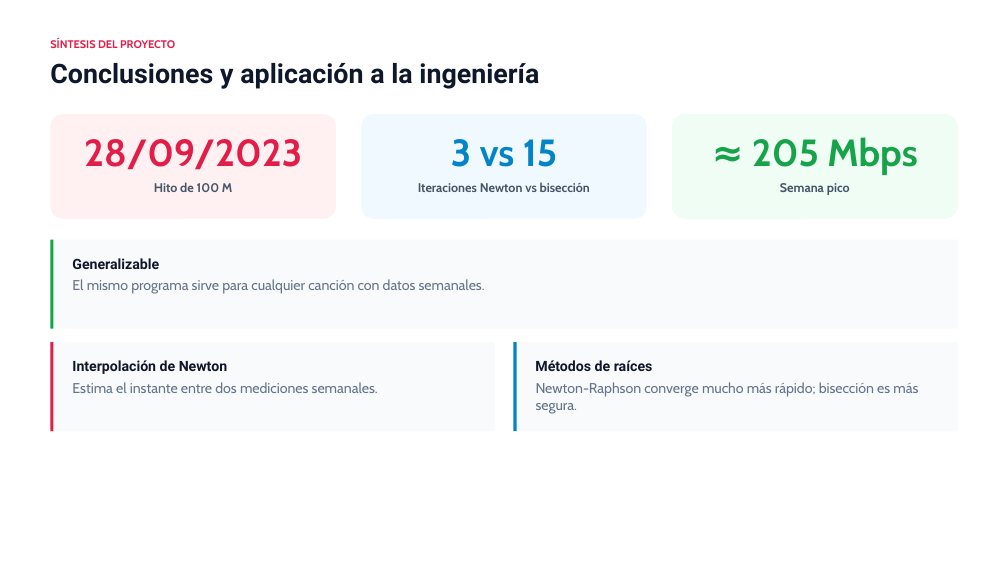
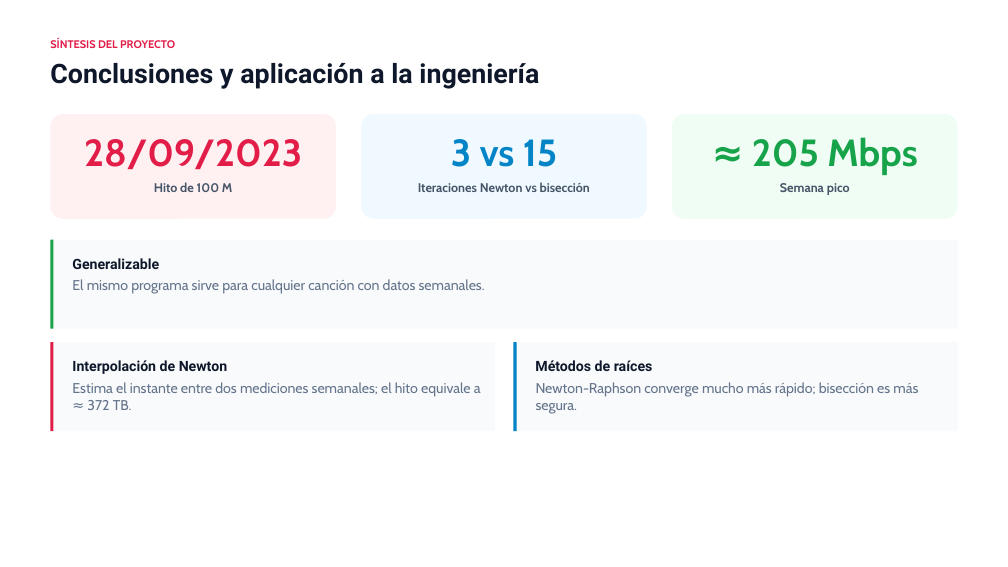
Before and after one commit to PedroGattiUCC/metodos-numericos-rosa-pastel, a slide deck: slide 12 of ENTREGABLES/Presentacion_Rosa_Pastel_Metodos_Numericos.pptx (slide 11 before the commit). Drawn at 1008x567 pixels with LibreOffice and Linux fonts; fonts in the diff are those of the drawing. Boxes give left, top, right and bottom in pixels: in the first picture for what was removed or moved away, otherwise in the second. Text is boxed around its words. In the diff, an @@ line names an element or a change of style, - is before the commit and + after.

```diff
--- a/ENTREGABLES/Presentacion_Rosa_Pastel_Metodos_Numericos.pptx
+++ b/ENTREGABLES/Presentacion_Rosa_Pastel_Metodos_Numericos.pptx
@@ text at bbox=[72, 382, 481, 410]: text changed @@
-Estima el instante entre dos mediciones semanales.
+Estima el instante entre dos mediciones semanales; el hito equivale a ≈ 372 TB.
```
Also in this commit, not shown: 6 other slides changed, 1 slide added, 2 other files.
